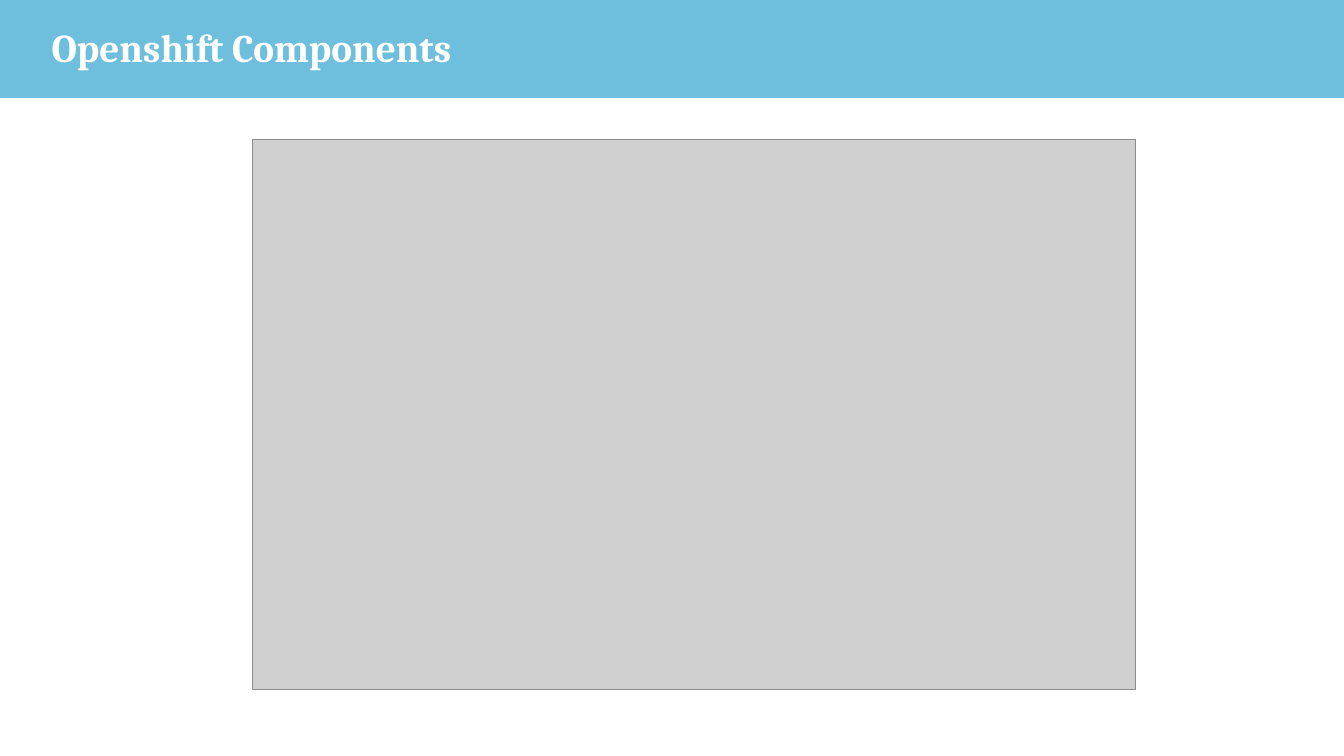
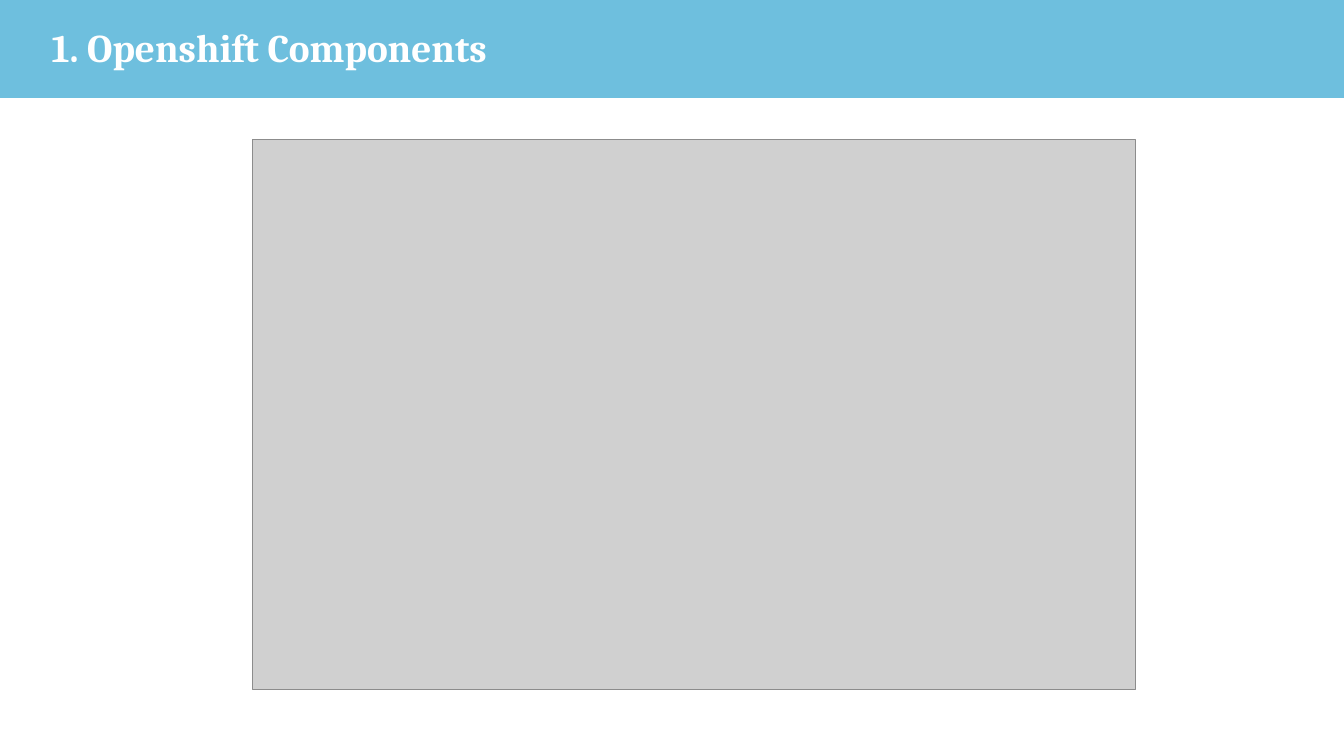
Before and after one commit to kin3303/DDI_OPENSHIFT, a slide deck: slide 2 of CICD 표준화작업 - DDP.pptx. Drawn at 1344x756 pixels with LibreOffice and Linux fonts; fonts in the diff are those of the drawing; grey boxes stand for pictures; background and template pictures are left out. Boxes give left, top, right and bottom in pixels: in the first picture for what was removed or moved away, otherwise in the second. Text is boxed around its words. In the diff, an @@ line names an element or a change of style, - is before the commit and + after.

```diff
--- a/CICD 표준화작업 - DDP.pptx
+++ b/CICD 표준화작업 - DDP.pptx
@@ title at (52,34,487,70): text changed @@
-Openshift Components
+1. Openshift Components
```
Also in this commit, not shown: 8 other slides changed.
